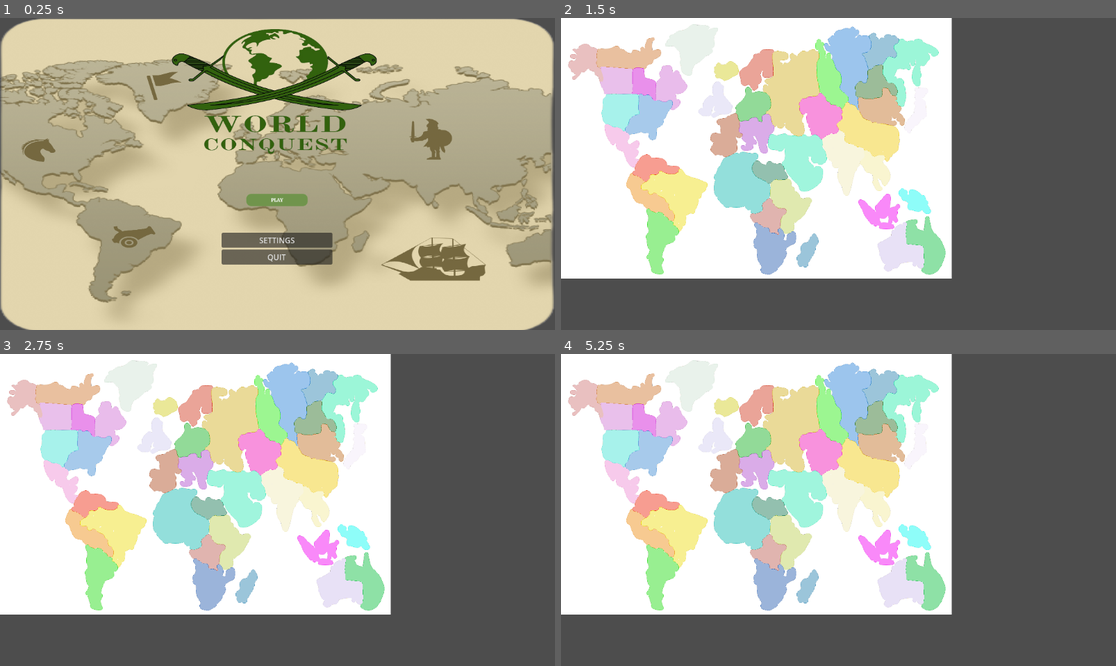
Above: before the commit, frames 1-4 (two rows, left to right).
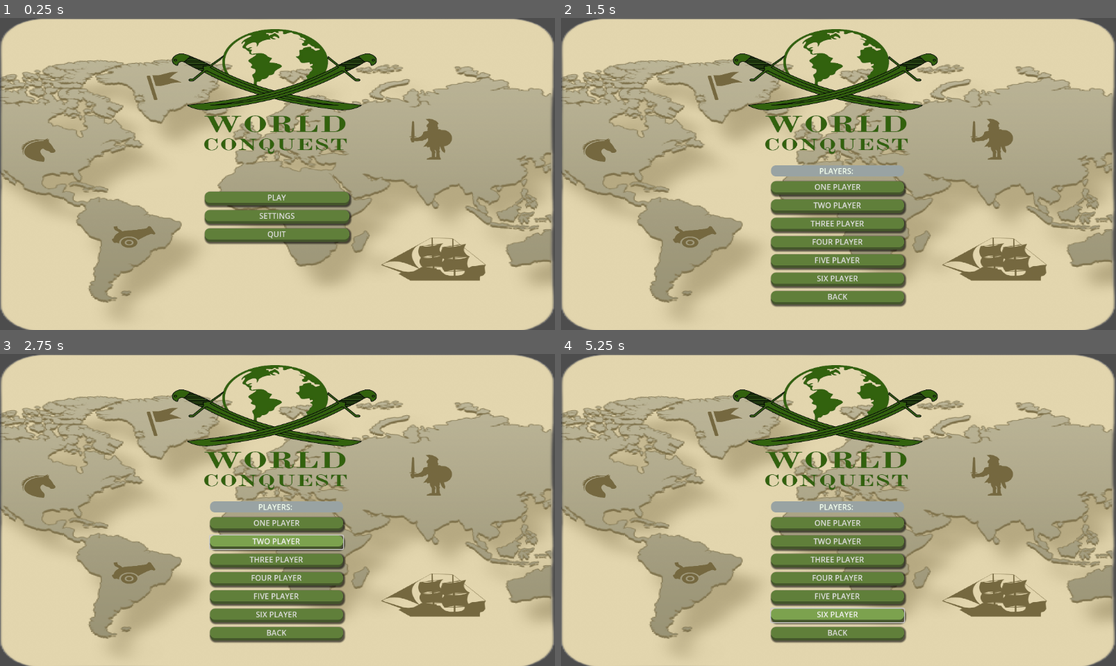
Above: after the commit, the same moments.

Repository: jt-Uni/project-domination
Game: Godot game, scene res://Scenes/Menu/Main.tscn
Same seed, same stepped clock (60 frames per second), same inputs: the game is played once before the commit and once after it. Before the commit the project starts from res://Scenes/Main.tscn.
Inputs (mouse positions are in pixels of both pictures, inside the frame that each line leads up to):
- Up to frame 1 (0.25 s): no input
- Up to frame 2 (1.5 s): click "SETTINGS" at 0.5 s; click (838, 198) at 1.25 s
- Up to frame 3 (2.75 s): click (277, 541) at 2 s, where only the run after the commit has a clickable "TWO PLAYER"
- Up to frame 4 (5.25 s): click (838, 559) at 2.75 s, where only the run after the commit has a clickable "THREE PLAYER"; click (838, 578) at 3.5 s, where only the run after the commit has a clickable "FOUR PLAYER"; click (838, 597) at 4.25 s, where only the run after the commit has a clickable "FIVE PLAYER"; click (838, 616) at 5 s, where only the run after the commit has a clickable "SIX PLAYER"

The runs differ from the first frame. In frame 1, 5.0% of the frame differs, in the area x 36-64%, y 55-80%; in frame 2, 97%; in frame 3, 97%; in frame 4, 98%, in the area x 0-100%, y 0-100%.

Commit message:
Menu design update
Updated menu design

Diff:
--- a/Scenes/Main.tscn
+++ /dev/null
@@ -1,76 +0,0 @@
-[gd_scene load_steps=4 format=3 uid="uid://xke805spa83l"]
-
-[ext_resource type="Script" path="res://Scripts/Main.gd" id="1_lcuaf"]
-[ext_resource type="Texture2D" uid="uid://6fdnb3yyp12o" path="res://Assets/Graphics/Units/Menu Design-2.png" id="2_oq1hj"]
-[ext_resource type="Texture2D" uid="uid://etu1tdwn62t5" path="res://Assets/Graphics/Units/PLAYBUTTON-2_2_20.png" id="3_tr2ny"]
-
-[node name="main" type="Control"]
-layout_mode = 3
-anchors_preset = 15
-anchor_right = 1.0
-anchor_bottom = 1.0
-grow_horizontal = 2
-grow_vertical = 2
-script = ExtResource("1_lcuaf")
-
-[node name="Sprite2D" type="Sprite2D" parent="."]
-position = Vector2(674, 308.5)
-scale = Vector2(0.563361, 0.350303)
-texture = ExtResource("2_oq1hj")
-
-[node name="MarginContainer" type="MarginContainer" parent="."]
-layout_mode = 1
-anchors_preset = 15
-anchor_right = 1.0
-anchor_bottom = 1.0
-offset_left = -1.0
-offset_top = 89.0
-offset_right = -1.0
-offset_bottom = 89.0
-grow_horizontal = 2
-grow_vertical = 2
-theme_override_constants/margin_left = 8
-theme_override_constants/margin_top = 8
-theme_override_constants/margin_right = 8
-theme_override_constants/margin_bottom = 8
-
-[node name="Headers" type="VBoxContainer" parent="MarginContainer"]
-layout_mode = 2
-size_flags_horizontal = 4
-size_flags_vertical = 4
-theme_override_constants/separation = 75
-
-[node name="title" type="Label" parent="MarginContainer/Headers"]
-visible = false
-layout_mode = 2
-size_flags_horizontal = 4
-size_flags_vertical = 0
-theme_override_colors/font_color = Color(1, 1, 1, 1)
-theme_override_colors/font_outline_color = Color(0, 0, 0, 1)
-theme_override_font_sizes/font_size = 50
-text = "World
-Conquest"
-horizontal_alignment = 1
-vertical_alignment = 1
-uppercase = true
-
-[node name="buttons" type="VBoxContainer" parent="MarginContainer/Headers"]
-layout_mode = 2
-size_flags_horizontal = 4
-size_flags_vertical = 8
-
-[node name="Play_Button" type="TextureButton" parent="MarginContainer/Headers/buttons"]
-layout_mode = 2
-texture_normal = ExtResource("3_tr2ny")
-
-[node name="OptionsButton" type="Button" parent="MarginContainer/Headers/buttons"]
-layout_mode = 2
-text = "SETTINGS"
-
-[node name="QuitButton" type="Button" parent="MarginContainer/Headers/buttons"]
-layout_mode = 2
-text = "QUIT"
-
-[connection signal="pressed" from="MarginContainer/Headers/buttons/Play_Button" to="." method="_on_play_button_pressed"]
-[connection signal="pressed" from="MarginContainer/Headers/buttons/OptionsButton" to="." method="_on_options_button_pressed"]
-[connection signal="pressed" from="MarginContainer/Headers/buttons/QuitButton" to="." method="_on_quit_button_pressed"]
--- /dev/null
+++ b/Scenes/Menu/Main.tscn
@@ -0,0 +1,84 @@
+[gd_scene load_steps=7 format=3 uid="uid://xke805spa83l"]
+
+[ext_resource type="Script" path="res://Scripts/Menu/Main.gd" id="1_wlcsa"]
+[ext_resource type="Texture2D" uid="uid://6fdnb3yyp12o" path="res://Assets/Graphics/Units/Menu Design-2.png" id="2_x7vrh"]
+
+[sub_resource type="StyleBoxFlat" id="StyleBoxFlat_w444o"]
+bg_color = Color(0.486275, 0.635294, 0.305882, 1)
+border_width_bottom = 5
+border_color = Color(0.266667, 0.333333, 0.168627, 1)
+corner_radius_top_left = 10
+corner_radius_top_right = 10
+corner_radius_bottom_right = 10
+corner_radius_bottom_left = 10
+shadow_size = 4
+shadow_offset = Vector2(2, 2)
+
+[sub_resource type="StyleBoxFlat" id="StyleBoxFlat_afyku"]
+bg_color = Color(0.376471, 0.498039, 0.227451, 1)
+border_width_bottom = 5
+border_color = Color(0.266667, 0.333333, 0.168627, 1)
+corner_radius_top_left = 10
+corner_radius_top_right = 10
+corner_radius_bottom_right = 10
+corner_radius_bottom_left = 10
+shadow_size = 4
+shadow_offset = Vector2(2, 2)
+
+[sub_resource type="StyleBoxFlat" id="StyleBoxFlat_dm331"]
+bg_color = Color(0.376471, 0.498039, 0.227451, 1)
+border_width_bottom = 5
+border_color = Color(0.266667, 0.333333, 0.168627, 1)
+corner_radius_top_left = 10
+corner_radius_top_right = 10
+corner_radius_bottom_right = 10
+corner_radius_bottom_left = 10
+shadow_size = 4
+shadow_offset = Vector2(2, 2)
+
+[sub_resource type="Theme" id="Theme_fvbva"]
+Button/styles/hover = SubResource("StyleBoxFlat_w444o")
+Button/styles/normal = SubResource("StyleBoxFlat_afyku")
+Button/styles/pressed = SubResource("StyleBoxFlat_dm331")
+
+[node name="main" type="Control"]
+layout_mode = 3
+anchors_preset = 15
+anchor_right = 1.0
+anchor_bottom = 1.0
+grow_horizontal = 2
+grow_vertical = 2
+theme = SubResource("Theme_fvbva")
+script = ExtResource("1_wlcsa")
+
+[node name="Sprite2DD" type="Sprite2D" parent="."]
+position = Vector2(674, 308.5)
+scale = Vector2(0.563361, 0.350303)
+texture = ExtResource("2_x7vrh")
+
+[node name="buttons" type="VBoxContainer" parent="."]
+custom_minimum_size = Vector2(300, 0)
+layout_mode = 0
+offset_left = 425.0
+offset_top = 361.0
+offset_right = 725.0
+offset_bottom = 474.0
+size_flags_horizontal = 8
+size_flags_vertical = 8
+theme_override_constants/separation = 10
+
+[node name="PlayButton" type="Button" parent="buttons"]
+layout_mode = 2
+text = "PLAY"
+
+[node name="OptionsButton" type="Button" parent="buttons"]
+layout_mode = 2
+text = "SETTINGS"
+
+[node name="QuitButton" type="Button" parent="buttons"]
+layout_mode = 2
+text = "QUIT"
+
+[connection signal="pressed" from="buttons/PlayButton" to="." method="_on_play_button_pressed"]
+[connection signal="pressed" from="buttons/OptionsButton" to="." method="_on_options_button_pressed"]
+[connection signal="pressed" from="buttons/QuitButton" to="." method="_on_quit_button_pressed"]
--- /dev/null
+++ b/Scenes/Menu/Menuchooseplayers.tscn
@@ -0,0 +1,113 @@
+[gd_scene load_steps=9 format=3 uid="uid://drpbu34imguim"]
+
+[ext_resource type="Texture2D" uid="uid://6fdnb3yyp12o" path="res://Assets/Graphics/Units/Menu Design-2.png" id="1_slh48"]
+[ext_resource type="Script" path="res://Scripts/Menu/Menuchooseplayers.gd" id="2_gtttc"]
+
+[sub_resource type="StyleBoxFlat" id="StyleBoxFlat_l4obu"]
+bg_color = Color(0.486275, 0.635294, 0.305882, 1)
+border_width_bottom = 5
+border_color = Color(0.266667, 0.333333, 0.168627, 1)
+corner_radius_top_left = 10
+corner_radius_top_right = 10
+corner_radius_bottom_right = 10
+corner_radius_bottom_left = 10
+shadow_size = 4
+shadow_offset = Vector2(2, 2)
+
+[sub_resource type="StyleBoxFlat" id="StyleBoxFlat_lxycl"]
+bg_color = Color(0.376471, 0.498039, 0.227451, 1)
+border_width_bottom = 5
+border_color = Color(0.266667, 0.333333, 0.168627, 1)
+corner_radius_top_left = 10
+corner_radius_top_right = 10
+corner_radius_bottom_right = 10
+corner_radius_bottom_left = 10
+shadow_size = 4
+shadow_offset = Vector2(2, 2)
+
+[sub_resource type="StyleBoxFlat" id="StyleBoxFlat_t2hmm"]
+bg_color = Color(0.376471, 0.498039, 0.227451, 1)
+border_width_bottom = 5
+border_color = Color(0.266667, 0.333333, 0.168627, 1)
+corner_radius_top_left = 10
+corner_radius_top_right = 10
+corner_radius_bottom_right = 10
+corner_radius_bottom_left = 10
+shadow_size = 4
+shadow_offset = Vector2(2, 2)
+
+[sub_resource type="Theme" id="Theme_6tvpw"]
+Button/styles/hover = SubResource("StyleBoxFlat_l4obu")
+Button/styles/normal = SubResource("StyleBoxFlat_lxycl")
+Button/styles/pressed = SubResource("StyleBoxFlat_t2hmm")
+
+[sub_resource type="StyleBoxFlat" id="StyleBoxFlat_v2hwr"]
+bg_color = Color(0.631373, 0.643137, 0.682353, 1)
+corner_radius_top_left = 10
+corner_radius_top_right = 10
+corner_radius_bottom_right = 10
+corner_radius_bottom_left = 10
+
+[sub_resource type="Theme" id="Theme_drou0"]
+Label/styles/normal = SubResource("StyleBoxFlat_v2hwr")
+
+[node name="Menuchooseplayers" type="Control"]
+layout_mode = 3
+anchors_preset = 15
+anchor_right = 1.0
+anchor_bottom = 1.0
+grow_horizontal = 2
+grow_vertical = 2
+theme = SubResource("Theme_6tvpw")
+
+[node name="Sprite2DDD" type="Sprite2D" parent="."]
+position = Vector2(674, 308.5)
+scale = Vector2(0.563361, 0.350303)
+texture = ExtResource("1_slh48")
+script = ExtResource("2_gtttc")
+
+[node name="VBoxContainer" type="VBoxContainer" parent="."]
+layout_mode = 0
+offset_left = 436.0
+offset_top = 306.0
+offset_right = 712.0
+offset_bottom = 588.0
+theme_override_constants/separation = 10
+
+[node name="Label" type="Label" parent="VBoxContainer"]
+modulate = Color(0.94902, 0.996078, 0.933333, 1)
+layout_mode = 2
+theme = SubResource("Theme_drou0")
+text = "PLAYERS: "
+horizontal_alignment = 1
+
+[node name="One_Player_Button" type="Button" parent="VBoxContainer"]
+layout_mode = 2
+text = "ONE PLAYER"
+
+[node name="Two_Player_Button" type="Button" parent="VBoxContainer"]
+layout_mode = 2
+text = "TWO PLAYER"
+
+[node name="Three_Player_Button" type="Button" parent="VBoxContainer"]
+layout_mode = 2
+text = "THREE PLAYER"
+
+[node name="Four_Player_Button" type="Button" parent="VBoxContainer"]
+layout_mode = 2
+text = "FOUR PLAYER"
+
+[node name="Five_Player_Button" type="Button" parent="VBoxContainer"]
+layout_mode = 2
+text = "FIVE PLAYER"
+
+[node name="Six_Player_Button" type="Button" parent="VBoxContainer"]
+layout_mode = 2
+text = "SIX PLAYER"
+
+[node name="Back_Button" type="Button" parent="VBoxContainer"]
+layout_mode = 2
+text = "BACK"
+
+[connection signal="pressed" from="VBoxContainer/One_Player_Button" to="Sprite2DDD" method="_on_one_player_button_pressed"]
+[connection signal="pressed" from="VBoxContainer/Back_Button" to="Sprite2DDD" method="_on_back_button_pressed"]
--- a/Scripts/Main.gd
+++ /dev/null
@@ -1,14 +0,0 @@
-extends Control
-
-@onready var load_scene = load("res://Scenes/Gameplay.tscn")
-
-func _on_play_button_pressed() -> void:
-	var this_scene = load_scene.instantiate()
-	get_tree().root.add_child(this_scene)
-	queue_free()
-
-func _on_options_button_pressed():
-	pass # Replace with function body.
-
-func _on_quit_button_pressed():
-	get_tree().quit()
--- /dev/null
+++ b/Scripts/Menu/Main.gd
@@ -0,0 +1,19 @@
+extends Control
+
+@onready var load_scene = load("res://Scenes/Gameplay.tscn")
+
+func _on_play_button_pressed() -> void:
+
+	#var this_scene = load_scene.instantiate()
+	#get_tree().root.add_child(this_scene)
+	#queue_free()
+	var menuplayerscreen = load("res://Scenes/Menu/Menuchooseplayers.tscn").instantiate()
+	#var scene = menuplayerscreen.instantiate()
+	get_tree().root.add_child(menuplayerscreen)
+	queue_free()
+
+func _on_options_button_pressed():
+	pass # Replace with function body.
+
+func _on_quit_button_pressed():
+	get_tree().quit()
--- /dev/null
+++ b/Scripts/Menu/Menuchooseplayers.gd
@@ -0,0 +1,25 @@
+extends Node
+
+@onready var load_scene = load("res://Scenes/Gameplay.tscn")
+
+# Called when the node enters the scene tree for the first time.
+func _ready():
+	pass # Replace with function body.
+
+
+# Called every frame. 'delta' is the elapsed time since the previous frame.
+func _process(delta):
+	pass
+
+
+func _on_back_button_pressed():
+	var menuplayerscreen = load("res://Scenes/Menu/Main.tscn").instantiate()
+	#var scene = menuplayerscreen.instantiate()
+	get_tree().root.add_child(menuplayerscreen)
+	queue_free()
+
+
+func _on_one_player_button_pressed():
+	var this_scene = load_scene.instantiate()
+	get_tree().root.add_child(this_scene)
+	queue_free()
--- a/project.godot
+++ b/project.godot
@@ -11,7 +11,7 @@
 [application]
 
 config/name="Project-domination"
-run/main_scene="res://Scenes/Main.tscn"
+run/main_scene="res://Scenes/Menu/Main.tscn"
 config/features=PackedStringArray("4.2", "GL Compatibility")
 config/icon="res://icon.svg"
 
Not shown, added: Assets/Graphics/Units/UI_Mobile2_InterfaceFull.png.import
Not shown, added: Assets/Graphics/Units/UI_Mobile2_InterfaceFull.png
